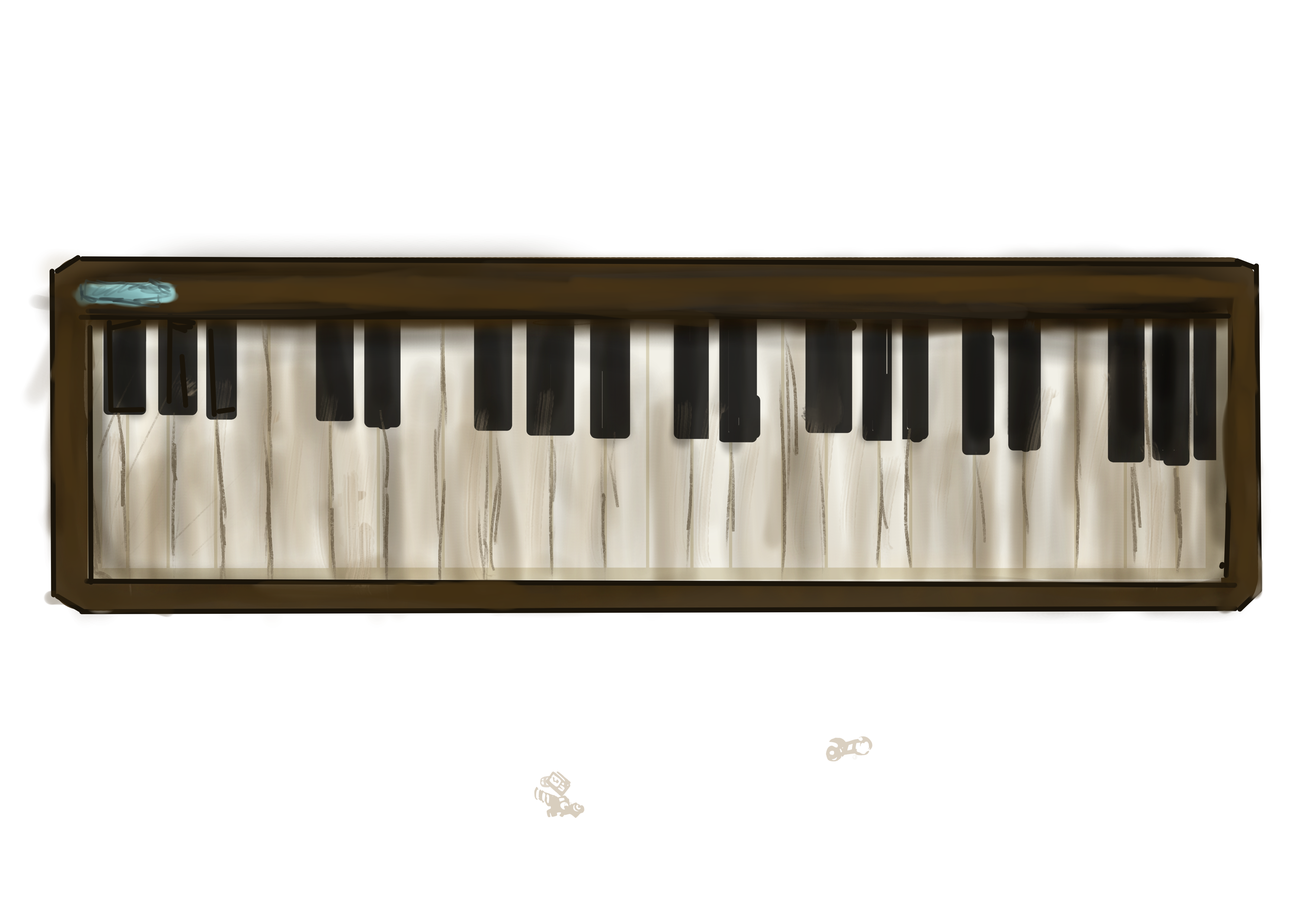
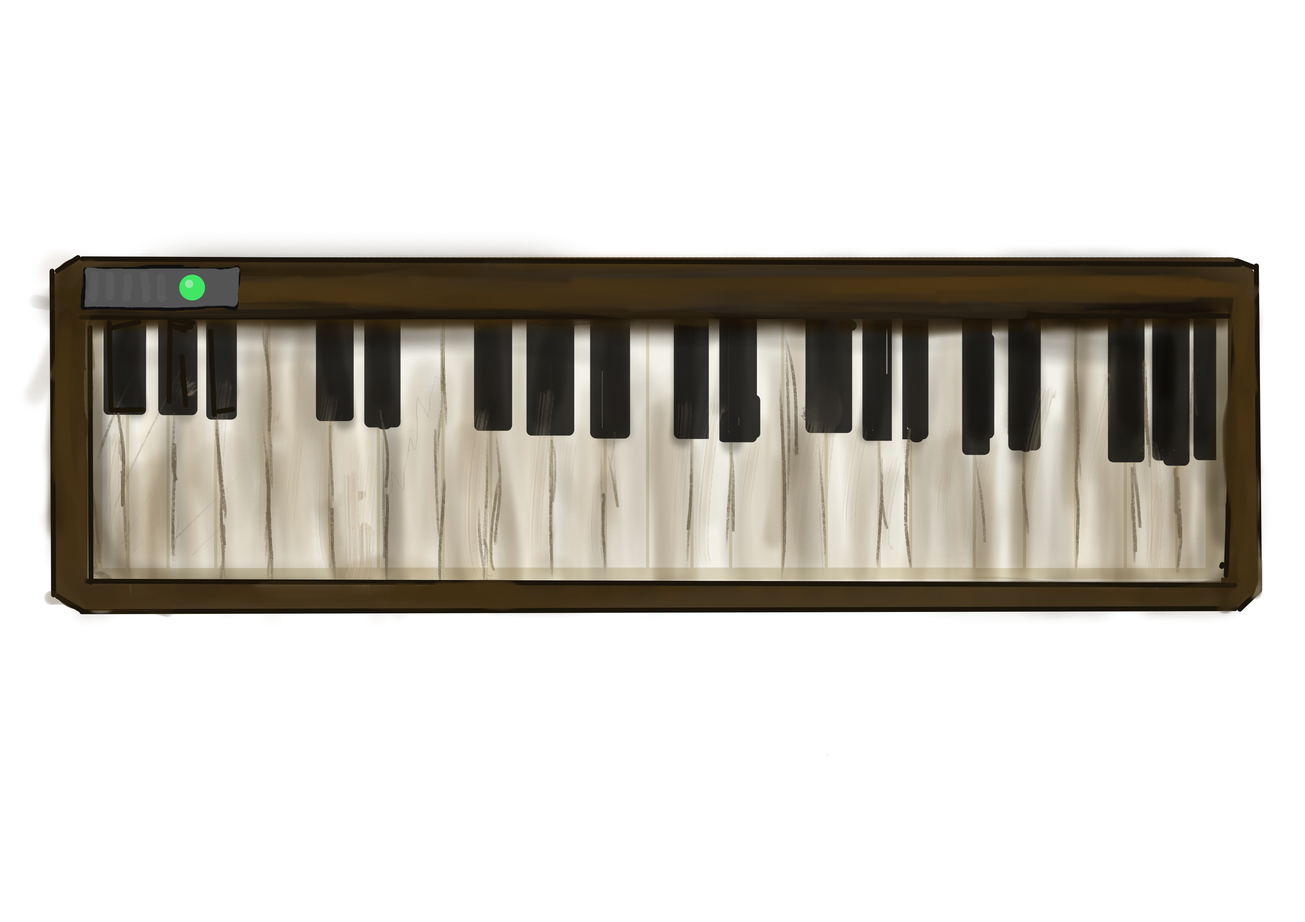
Layer changes from the first 1305 × 922 image to the second:
added layer "good led" above "busted led" over left=71, top=261, right=241, bottom=310
added layer "busted led" above "broken key" over left=71, top=258, right=241, bottom=317
added layer "broken key" above "keyboard with gaps" over left=382, top=357, right=445, bottom=581
added layer "keyboard with gaps" above "Paint Layer 1" over left=53, top=258, right=873, bottom=819
hid "Paint Layer 1", painted on it over left=53, top=258, right=873, bottom=819
painted on "Paint Layer 2" over left=53, top=258, right=445, bottom=581
